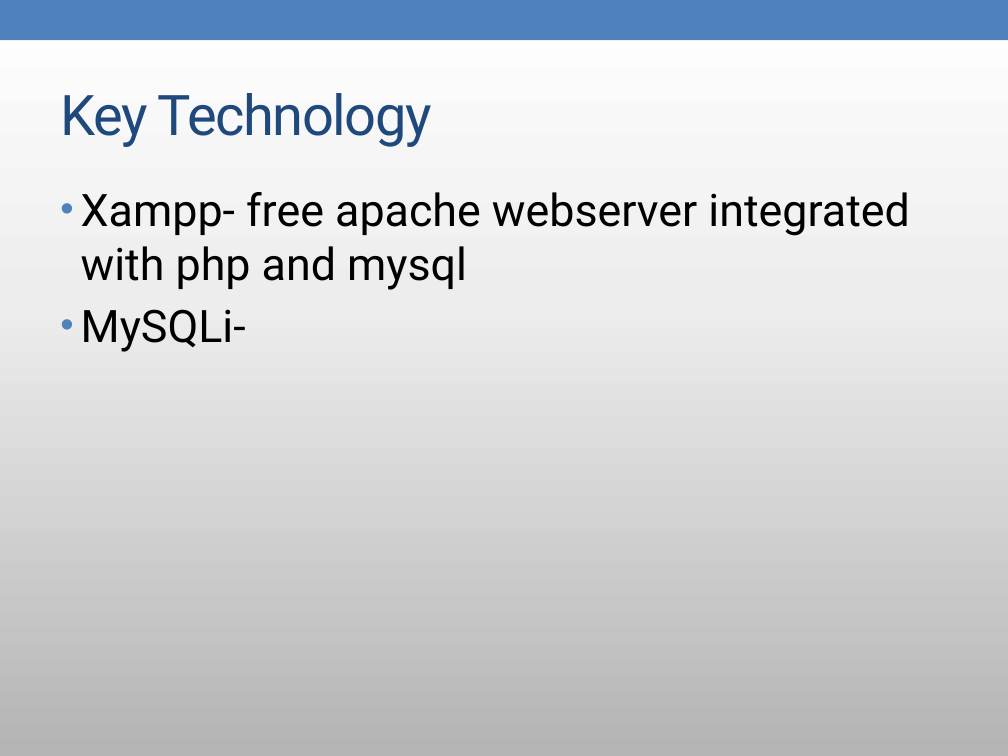
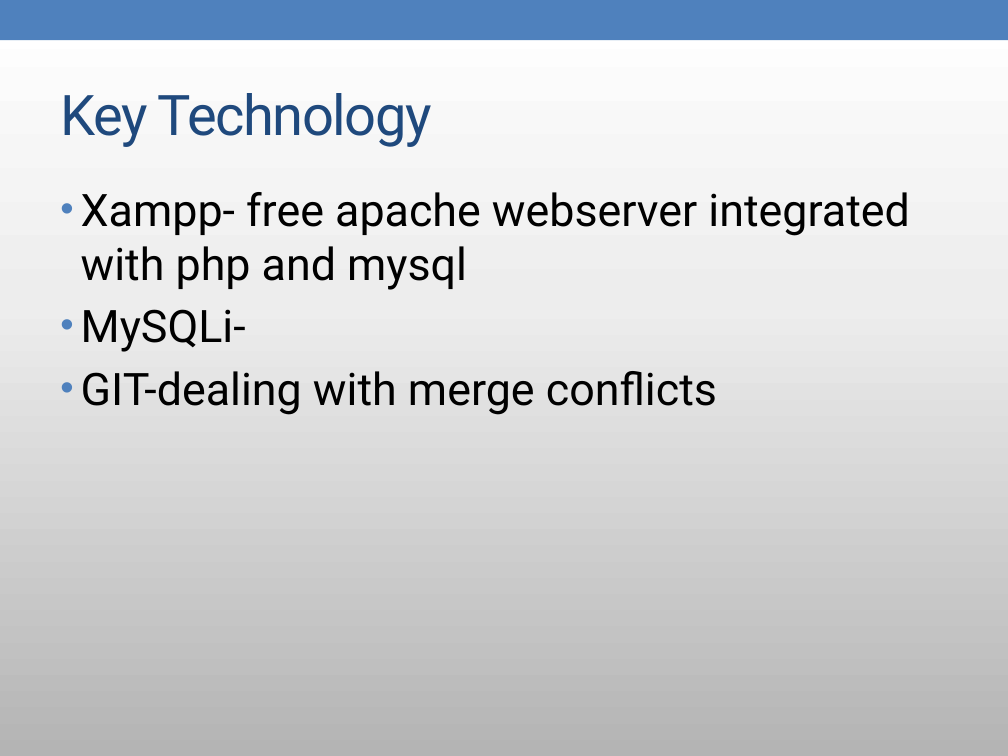
Before and after one commit to yotengo/MaverickApplicationsCorporation, a slide deck: slide 13 of doc/phase4/Mac reflection presentation.pptx (slide 11 before the commit). Drawn at 1008x756 pixels with LibreOffice and Linux fonts; fonts in the diff are those of the drawing. Boxes give left, top, right and bottom in pixels: in the first picture for what was removed or moved away, otherwise in the second. Text is boxed around its words. In the diff, an @@ line names an element or a change of style, - is before the commit and + after.

Commit message:
Updated powerpoint

```diff
--- a/doc/phase4/Mac reflection presentation.pptx
+++ b/doc/phase4/Mac reflection presentation.pptx
@@ text at (81,371,717,415): paragraph added @@
+• GIT-dealing with merge conflicts
```
Also in this commit, not shown: 4 slides added, 2 slides removed.
